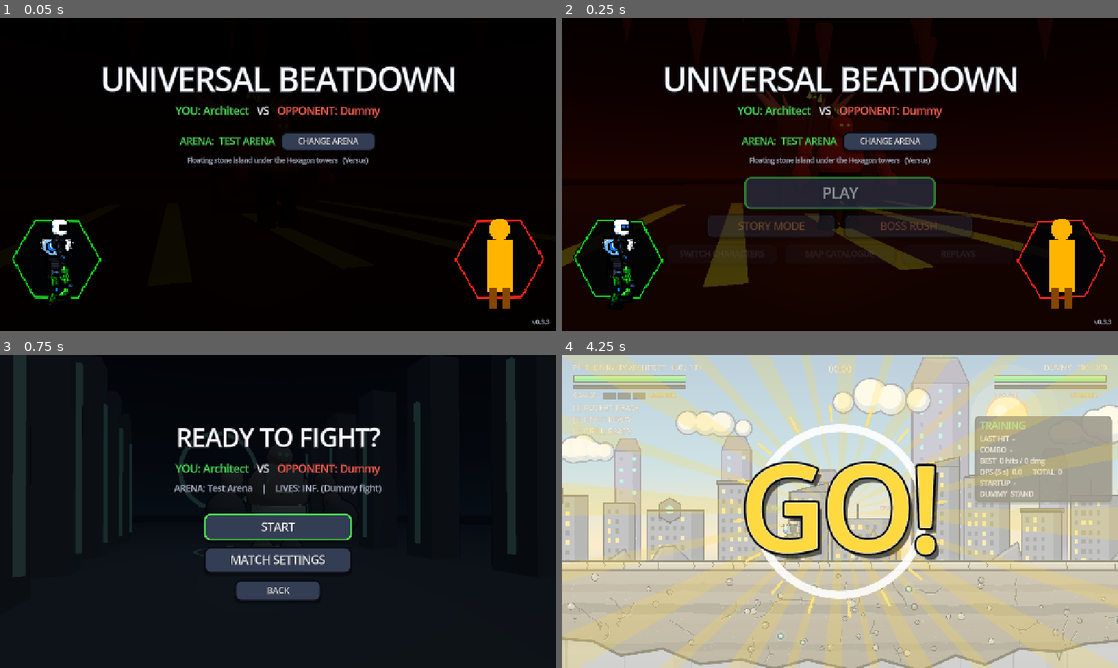
Above: before the commit, frames 1-4 (two rows, left to right).
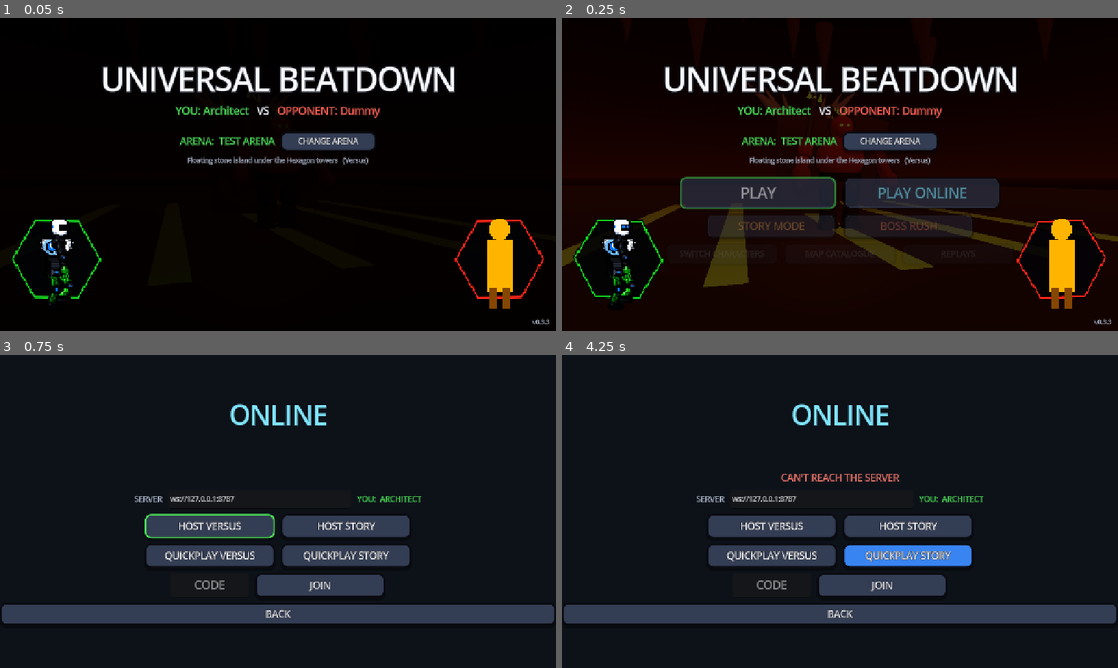
Above: after the commit, the same moments.

Repository: mahitoitadori2-dotcom/fighting-game
Game: Godot game, scene res://scenes/MainMenu.tscn
The game is run twice, just before and just after one commit, with the same random seed, the same clock (stepped at 60 frames per second) and the same inputs.
Inputs (mouse positions are in pixels of both pictures, inside the frame that each line leads up to):
- Up to frame 1 (0.05 s): no input
- Up to frame 2 (0.25 s): no input
- Up to frame 3 (0.75 s): click (361, 530) at 0.5 s, where only the run after the commit has a clickable "PLAY ONLINE"
- Up to frame 4 (4.25 s): click (840, 527) at 1.25 s, where only the run before the commit has a clickable "START"; click (840, 527) at 2 s, where only the run before the commit has a clickable "START"; click (906, 555) at 2.75 s, where only the run after the commit has a clickable "QUICKPLAY STORY"; click (906, 555) at 3.5 s, where only the run after the commit has a clickable "QUICKPLAY STORY"

Frame 1 is identical in both runs. In frame 2, 3.2% of the frame differs, in the area x 21-79%, y 50-62%; in frame 3, 20%; in frame 4, 100%, in the area x 0-100%, y 0-100%.

Commit message:
Main Menu: big PLAY ONLINE button next to PLAY; controller can reach PLAY ONLINE, DAILY and EXIT again

Diff:
--- a/scripts/ui/MainMenu.gd
+++ b/scripts/ui/MainMenu.gd
@@ -172,12 +172,15 @@
 	col.add_child(gap2)
 
 	# Buttons, by importance: PLAY / the modes / extras / system - each row fades in
-	_play = UiStyle.make_button("PLAY", Vector2(440, 74), 34)
-	_play.size_flags_horizontal = Control.SIZE_SHRINK_CENTER
+	var top := _row(col, 18)                                    # PLAY + PLAY ONLINE: the two big ones
+	_play = UiStyle.make_button("PLAY", Vector2(360, 74), 34)
 	_play.add_theme_color_override("font_color", Color(0.75, 1.0, 0.7))
 	_play.pressed.connect(_on_play)
-	col.add_child(_play)
-	_rows.append(_play)
+	top.add_child(_play)
+	var online_btn := UiStyle.make_button("PLAY ONLINE", Vector2(360, 74), 32)   # 2026-11-23: rooms by code (NetLink)
+	online_btn.add_theme_color_override("font_color", Color(0.5, 0.9, 1.0))
+	online_btn.pressed.connect(func() -> void: get_tree().change_scene_to_file("res://scenes/OnlineMenu.tscn"))
+	top.add_child(online_btn)
 
 	var modes := _row(col, 16)
 	var story_btn := UiStyle.make_button("STORY MODE", Vector2(300, 58), 24)
@@ -205,10 +208,6 @@
 	ach_btn.add_theme_color_override("font_color", Color(1.0, 0.82, 0.3))
 	ach_btn.pressed.connect(func() -> void: get_tree().change_scene_to_file(CharacterRoster.ACHIEVEMENTS))
 	sys.add_child(ach_btn)
-	var online_btn := UiStyle.make_button("ONLINE", Vector2(200, 46), 17)    # 2026-11-23: rooms by code (NetLink)
-	online_btn.add_theme_color_override("font_color", Color(0.5, 0.9, 1.0))
-	online_btn.pressed.connect(func() -> void: get_tree().change_scene_to_file("res://scenes/OnlineMenu.tscn"))
-	sys.add_child(online_btn)
 	var daily_btn := UiStyle.make_button("DAILY", Vector2(200, 46), 17)      # 2026-11-23: challenges + shop
 	daily_btn.add_theme_color_override("font_color", Color(0.6, 0.85, 1.0))
 	daily_btn.pressed.connect(func() -> void: get_tree().change_scene_to_file("res://scenes/DailyMenu.tscn"))
@@ -233,10 +232,8 @@
 	ver.horizontal_alignment = HORIZONTAL_ALIGNMENT_RIGHT
 	add_child(ver)
 	_animate_in()
-	var sys_row: Array = [ach_btn, settings_btn]
-	if sys.get_child_count() > 2:
-		sys_row.append(sys.get_child(2))
-	UiStyle.grid_focus.call_deferred([[change], [_play], [story_btn, rush_btn], [switch_btn, cat_btn, rep_btn], sys_row])
+	var sys_row: Array = sys.get_children().filter(func(c: Node) -> bool: return c is Button)   # (Every button of that row: DAILY + EXIT too)
+	UiStyle.grid_focus.call_deferred([[change], [_play, online_btn], [story_btn, rush_btn], [switch_btn, cat_btn, rep_btn], sys_row])
 
 
 func _row(parent: Control, sep: int) -> HBoxContainer:
